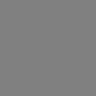
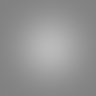
Revision of a layered w=96, h=96 image; what changed, layer by layer:
added layer "Слой 1" above "Прямоугольник 1" over (x1=0, y1=0, x2=96, y2=96)
